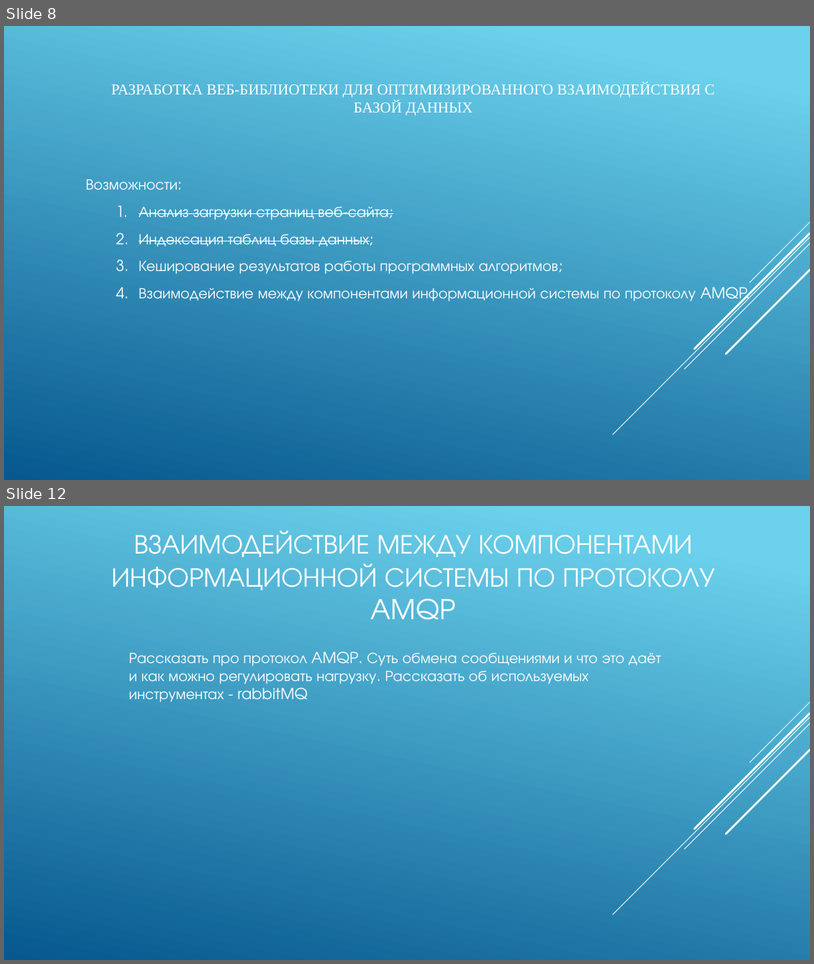
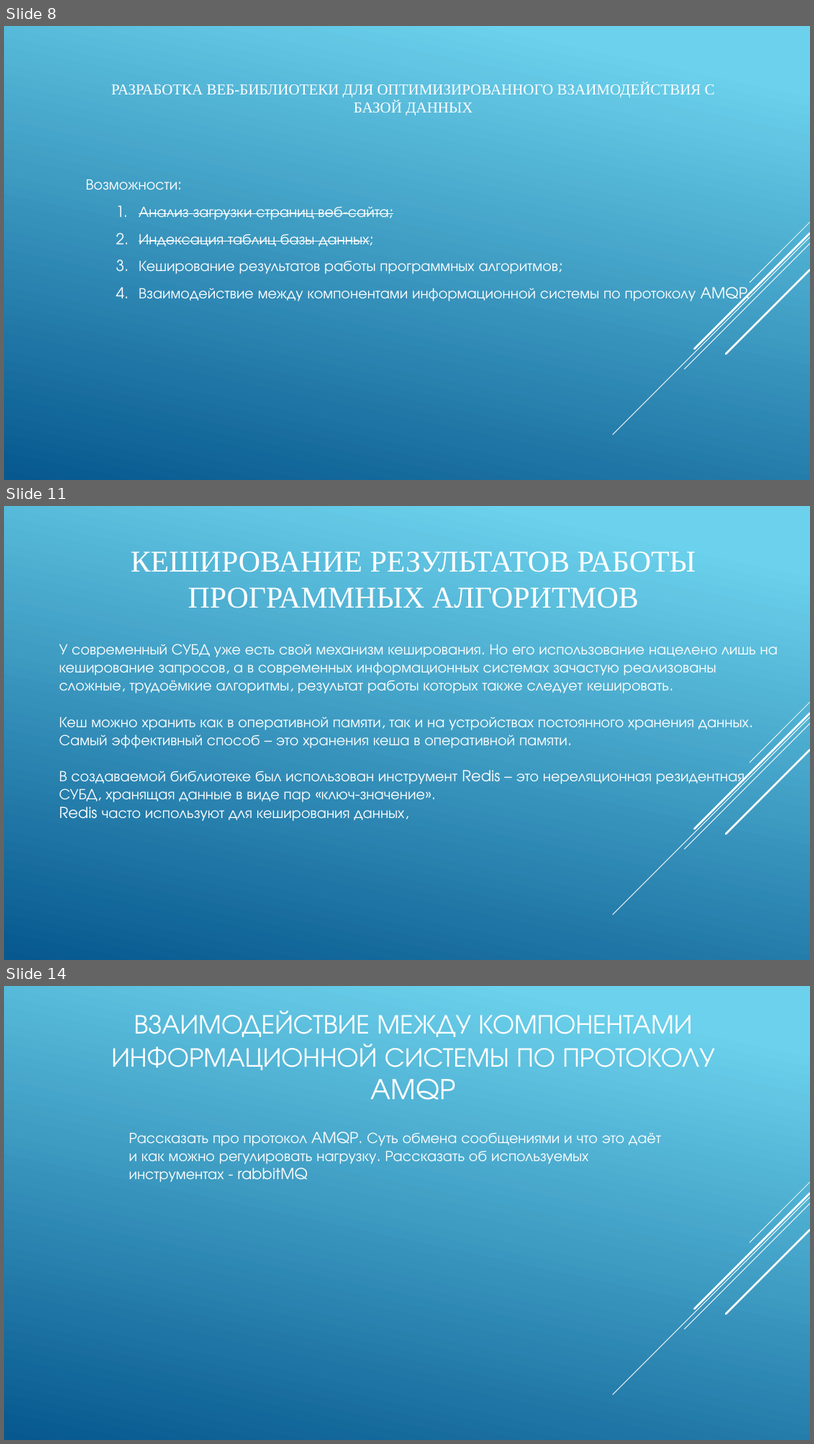
Before and after one commit to IgorTyutyunov/-, a slide deck: ВКР_5.pptx. Shown one above the other, each under a label of ours: slides 8 and 12 before the commit, slides 8, 11 and 14 after it; the slides between them are not shown. The pictures are 814x964 and 814x1444 pixels, drawn with LibreOffice and Linux fonts; fonts in the diff are those of the drawing. Boxes give left, top, right and bottom in pixels: in the first picture for what was removed or moved away, otherwise in the second. Text is boxed around its words. In the diff, an @@ line names an element or a change of style, - is before the commit and + after.

```diff
--- a/ВКР_5.pptx
+++ b/ВКР_5.pptx
@@ slide 11 added at bbox=[4, 506, 810, 960], background gradient #6ED2EB to #06588E; not listed: 5 template elements that a slide beside it also shows @@
@@ title added at bbox=[131, 551, 697, 608], 36 pt, text #FFFFFF @@
+КЕШИРОВАНИЕ РЕЗУЛЬТАТОВ РАБОТЫ ПРОГРАММНЫХ АЛГОРИТМОВ
@@ text added at bbox=[59, 644, 778, 821], 18 pt, text #FFFFFF @@
+У современный СУБД уже есть свой механизм кеширования. Но его использование нацелено лишь на кеширование запросов, а в современных информационных системах зачастую реализованы сложные, трудоёмкие алгоритмы, результат работы которых также следует кешировать.
+Кеш можно хранить как в оперативной памяти, так и на устройствах постоянного хранения данных. Самый эффективный способ – это хранения кеша в оперативной памяти.
+В создаваемой библиотеке был использован инструмент Redis – это нереляционная резидентная СУБД, хранящая данные в виде пар «ключ-значение».
+Redis часто используют для кеширования данных,
@@ what was slide 12 is now slide 14 @@
```
Also in this commit, not shown: 2 slides changed, 2 other slides added, 1 slide removed.
